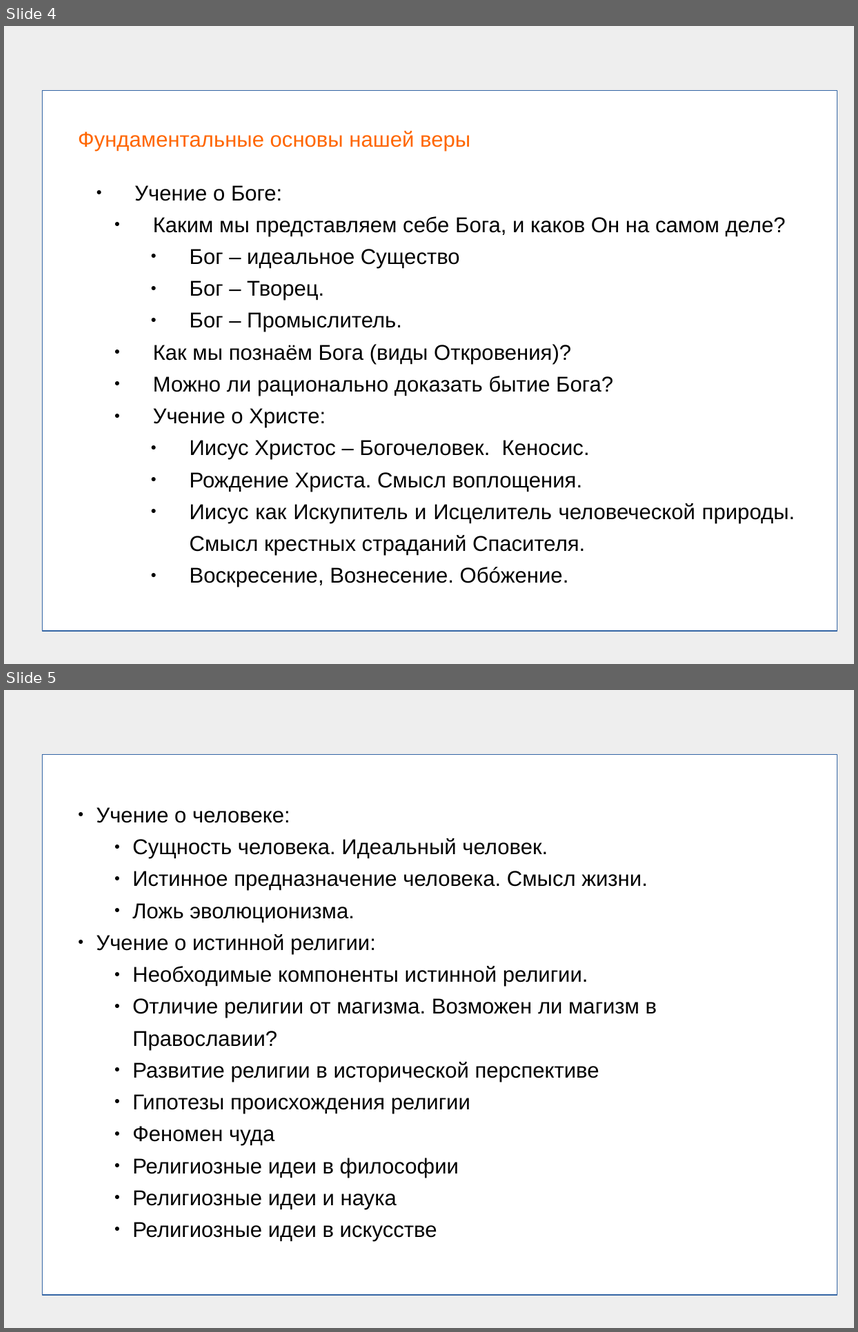
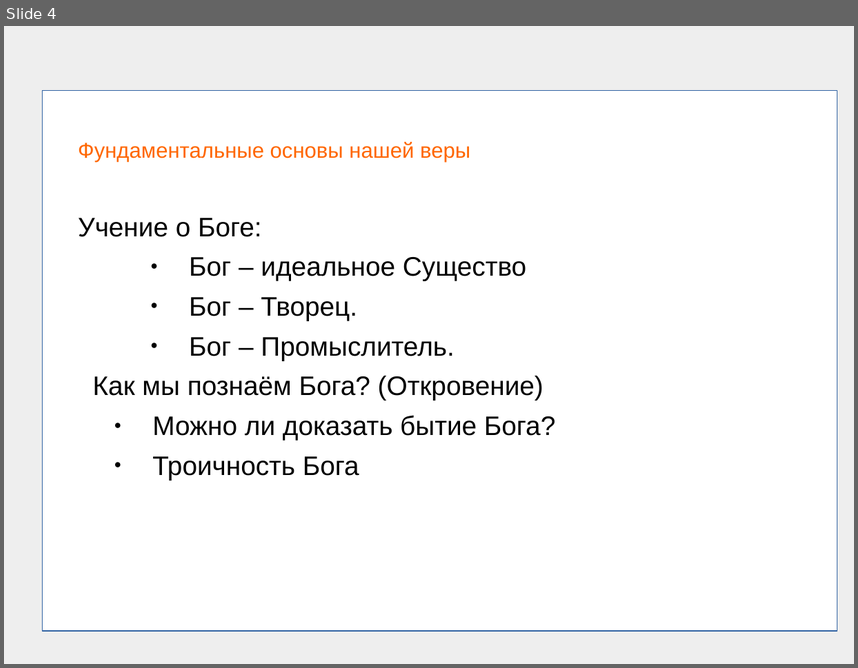
Before and after one commit to frpaul/ob, a slide deck: presentations/01_beginning_the_course_03.ppt. Shown one above the other, each under a label of ours: slides 4 and 5 before the commit, slide 4 after it. The pictures are 858x1332 and 858x668 pixels, drawn with LibreOffice and Linux fonts; fonts in the diff are those of the drawing. Boxes give left, top, right and bottom in pixels: in the first picture for what was removed or moved away, otherwise in the second. Text is boxed around its words. In the diff, an @@ line names an element or a change of style, - is before the commit and + after.

```diff
--- a/presentations/01_beginning_the_course_03.ppt
+++ b/presentations/01_beginning_the_course_03.ppt
@@ slide 5 removed at box(4, 690, 854, 1328), background #EEEEEE @@
@@ rectangle removed at box(43, 755, 837, 1294) @@
@@ text removed at box(96, 807, 657, 1241) @@
-● Учение о человеке:
-    ● Сущность человека. Идеальный человек.
-    ● Истинное предназначение человека. Смысл жизни.
-    ● Ложь эволюционизма.
-● Учение о истинной религии:
-    ● Необходимые компоненты истинной религии.
-    ● Отличие религии от магизма. Возможен ли магизм в Православии?
-    ● Развитие религии в исторической перспективе
-    ● Гипотезы происхождения религии
-    ● Феномен чуда
-    ● Религиозные идеи в философии
-    ● Религиозные идеи и наука
-    ● Религиозные идеи в искусстве
@@ slide 4 changed as well @@
@@ text at box(78, 142, 526, 361): size 20 to 25 pt in "Учение о Боге:", "Бог – идеальное Существо", "Бог – Творец.", "Бог – Промыслитель."; indent changed; line spacing 0.83 to 1.24; bullet ● to none; list level 2 to 1 in "Учение о Боге:" @@
@@ text at box(153, 216, 786, 236): paragraph removed @@
-    ● Каким мы представляем себе Бога, и каков Он на самом деле?
@@ text at box(93, 376, 555, 480): text changed; size 20 to 25 pt @@
-    ● Как мы познаём Бога (виды Откровения)?
-    ● Можно ли рационально доказать бытие Бога?
-    ● Учение о Христе:
-        ● Иисус Христос – Богочеловек. Кеносис.
-        ● Рождение Христа. Смысл воплощения.
-        ● Иисус как Искупитель и Исцелитель человеческой природы. Смысл крестных страданий Спасителя.
-        ● Воскресение, Вознесение. Обóжение.
+Как мы познаём Бога? (Откровение)
+    ● Можно ли доказать бытие Бога?
+    ● Троичность Бога
```
Also in this commit, not shown: 7 other slides changed, 1 slide added, 1 other slide removed, 17 other files.
